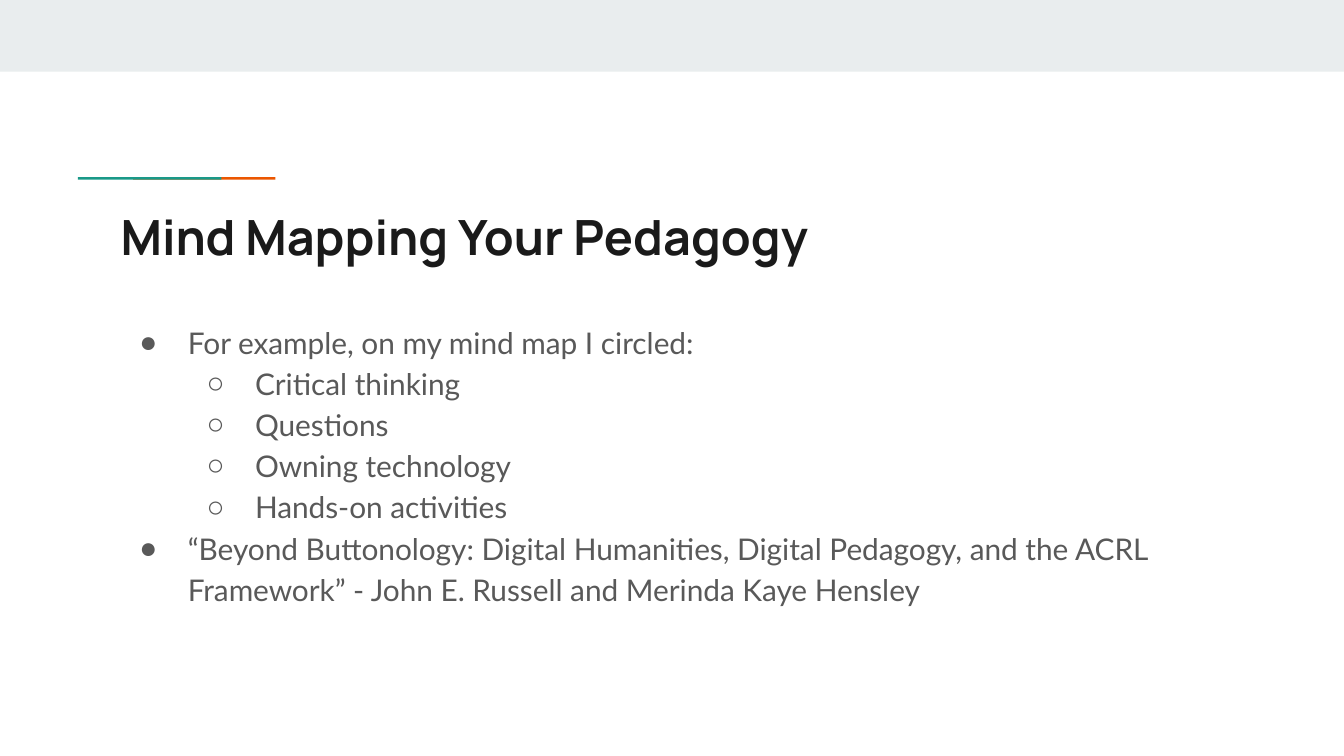
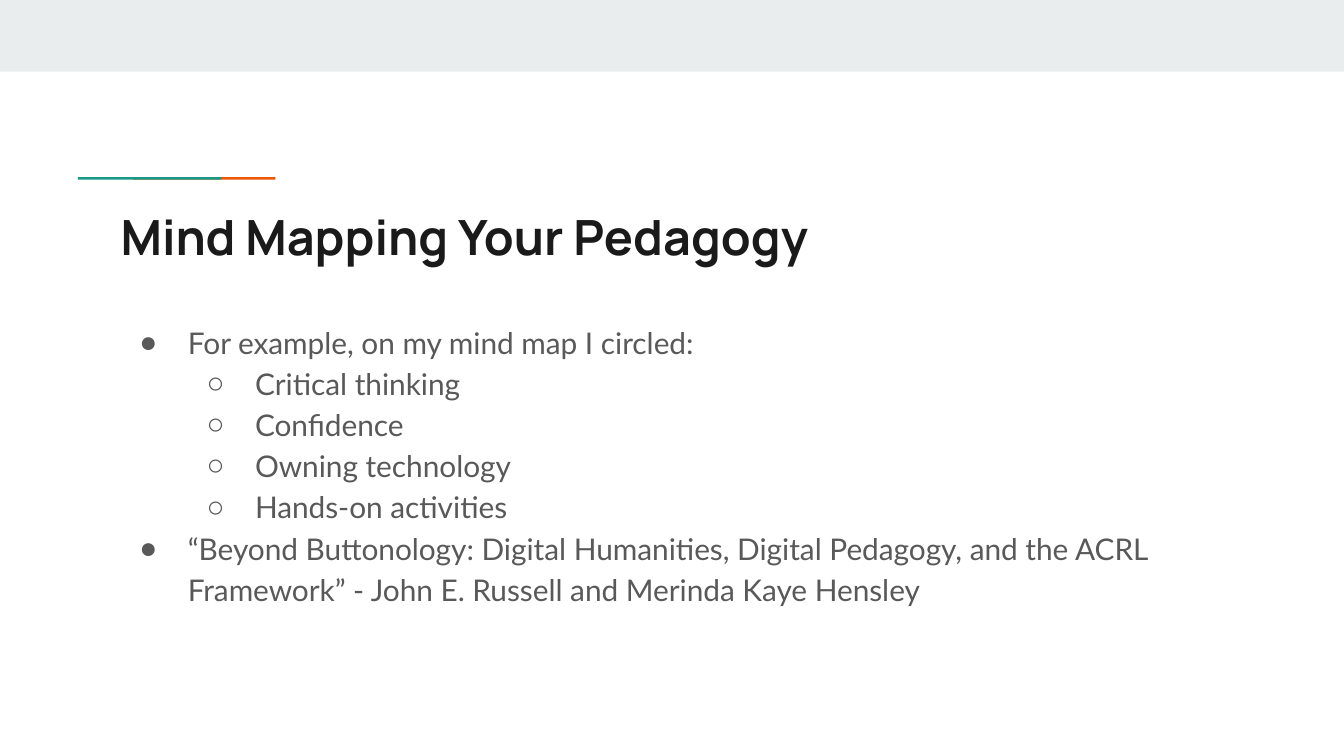
Before and after one commit to scholarslab/praxis, a slide deck: slide 9 of assets/mind-mapping-your-pedagogy.pptx. Drawn at 1344x756 pixels with LibreOffice and Linux fonts; fonts in the diff are those of the drawing. Boxes give left, top, right and bottom in pixels: in the first picture for what was removed or moved away, otherwise in the second. Text is boxed around its words. In the diff, an @@ line names an element or a change of style, - is before the commit and + after.

```diff
--- a/assets/mind-mapping-your-pedagogy.pptx
+++ b/assets/mind-mapping-your-pedagogy.pptx
@@ text at bbox=[255, 414, 404, 436]: text changed @@
-  ○ Questions
+  ○ Confidence
```
Also in this commit, not shown: 1 other file.
